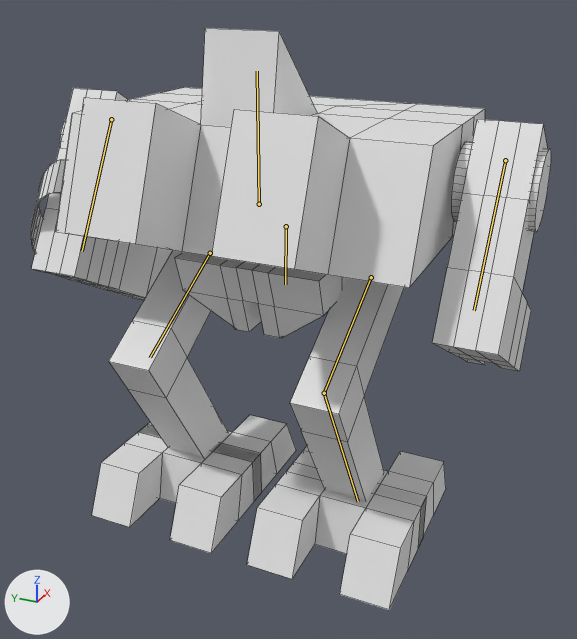
One commit to the Blender file Boss_Mech_Normal_A.blend: the scene before it, then after it.
Both versions are drawn from a 50 mm camera at (-37.5, -36.3, 29.8) aimed at (-2.1, -20.3, 12.1). The lights are fixed; the arrows at lower left show +X, +Y and +Z. The picture after the commit comes second. The bones that change are drawn over the model as lines. Mesh edges are drawn as thin lines.

Objects in the first picture: 'hips', 'left_arm', 'left_leg', 'right_arm', 'right_leg', 'upper_body'.
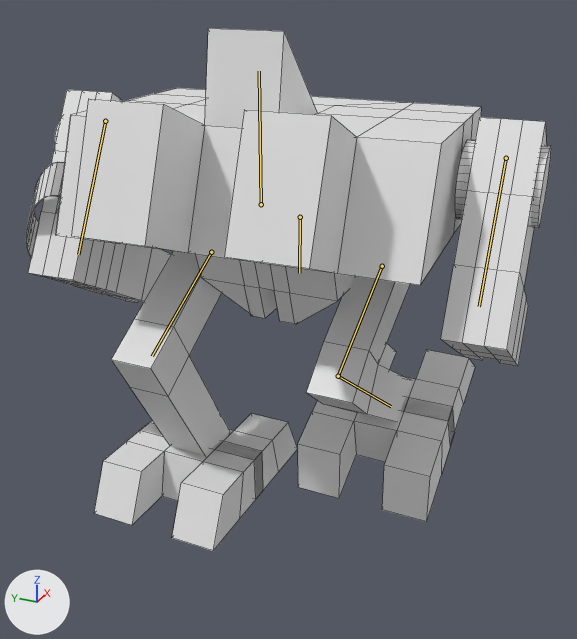
The newer file adds an action. The first version stands in its rest pose; the second is drawn at frame 60 of the action 'hip_boneAction'.

The edits, one by one:
Bone 'Bone' (bone_bone) moves from (0.0, 0.0, 0.0) to (-0.013, -0.025, 0.0).
Bone 'Bone' (bone_bone_) moves from (0.0, 0.0, 0.0) to (0.0, 0.0, 0.018).
Bone 'Bone' (bone_bone_) turns from (0, 0, 0) to (0, 3, 0) degrees about its own x, y and z.
Bone 'Bone' (bone_bone__) moves from (0.0, 0.0, 0.0) to (0.567, 0.0, 0.0).
Bone 'Bone' (bone_bone___) moves from (0.0, 0.0, 0.0) to (0.06, 0.034, -0.006).
Bone 'Bone' (bone_bone___) turns from (0, 0, 0) to (1, -2, 0) degrees about its own x, y and z.
Bone 'Bone' (bone_bone____) moves from (0.0, 0.0, 0.0) to (-0.06, -0.041, -0.009).
Bone 'Bone' (bone_bone____) turns from (0, 0, 0) to (2, -2, 0) degrees about its own x, y and z.
Bone 'Bone' (bone_bone_____) moves from (0.0, 0.0, 0.0) to (-0.124, -0.222, 0.0).
Bone 'Bone.001' (bone_bone_001) turns from (0, 0, 0) to (2, 0, 27) degrees about its own x, y and z.

Changed parts and their boxes [x1, y1, x2, y2] in the pictures (577 x 639 px):
'upper_body', posed: before [56, 28, 551, 288]; after [54, 28, 551, 285]
'right_leg', posed (11% narrower, 26% shorter): before [247, 278, 446, 610]; after [298, 276, 475, 522]
'left_leg', posed: before [92, 250, 296, 553]; after [94, 251, 298, 551]
'right_arm', posed (9% narrower): before [432, 119, 547, 372]; after [441, 117, 546, 366]
'left_arm', posed: before [31, 88, 172, 300]; after [26, 90, 171, 303]
'hips', posed: before [174, 252, 346, 338]; after [195, 254, 355, 324]
bone 'Bone', root to tip: before (210, 253) to (150, 357); after (211, 252) to (152, 356)
bone 'Bone', root to tip: before (259, 204) to (257, 71); after (261, 204) to (259, 71)
bone 'Bone', root to tip: before (286, 226) to (285, 284); after (300, 217) to (299, 273)
bone 'Bone', root to tip: before (111, 119) to (82, 251); after (105, 121) to (78, 254)
bone 'Bone', root to tip: before (505, 160) to (474, 310); after (506, 158) to (479, 306)
bone 'Bone', root to tip: before (371, 277) to (324, 393); after (382, 266) to (338, 376)
bone 'Bone.001', root to tip: before (324, 393) to (358, 501); after (338, 376) to (391, 406)
